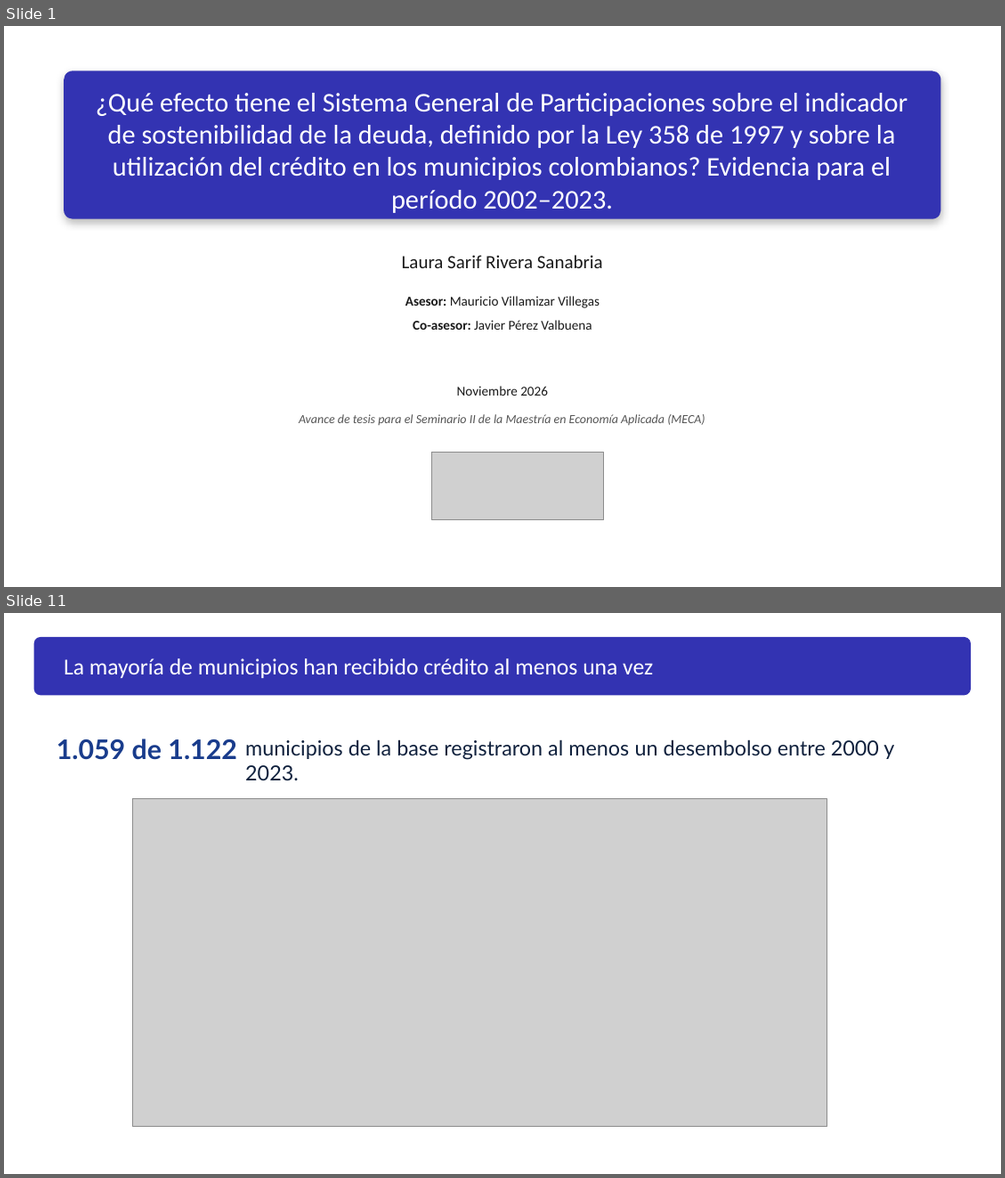
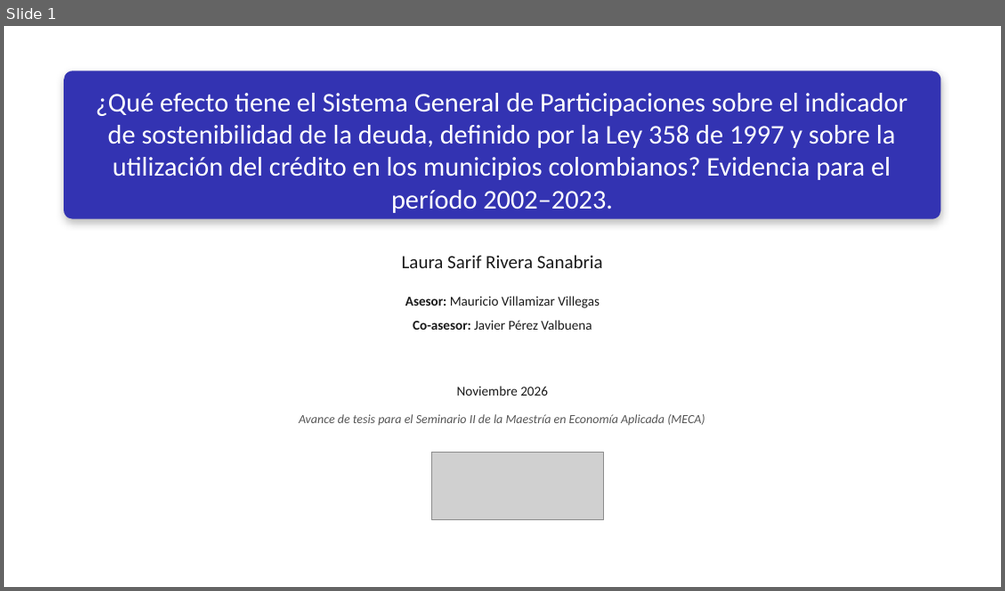
Before and after one commit to Laurarivera34/TESIS_MECA, a slide deck: docs/slides/asesores/Presentación_LauraRivera.pptx. Shown one above the other, each under a label of ours: slides 1 and 11 before the commit, slide 1 after it; the slides between them are not shown. The pictures are 1005x1178 and 1005x591 pixels, drawn with LibreOffice and Linux fonts; fonts in the diff are those of the drawing; grey boxes stand for pictures. Boxes give left, top, right and bottom in pixels: in the first picture for what was removed or moved away, otherwise in the second. Text is boxed around its words. In the diff, an @@ line names an element or a change of style, - is before the commit and + after.

```diff
--- a/docs/slides/asesores/Presentación_LauraRivera.pptx
+++ b/docs/slides/asesores/Presentación_LauraRivera.pptx
@@ slide 11 removed at bbox=[4, 613, 1001, 1174], background #FFFFFF @@
@@ rounded rectangle removed at bbox=[34, 637, 971, 695] @@
@@ text removed at bbox=[64, 658, 653, 678] @@
-La mayoría de municipios han recibido crédito al menos una vez
@@ text removed at bbox=[57, 738, 237, 760] @@
-1.059 de 1.122
@@ text removed at bbox=[245, 739, 894, 781] @@
-municipios de la base registraron al menos un desembolso entre 2000 y 2023.
@@ picture removed at bbox=[133, 799, 826, 1127] @@
```
Also in this commit, not shown: 12 slides changed, 17 slides added, 16 other slides removed, 7 other files.
